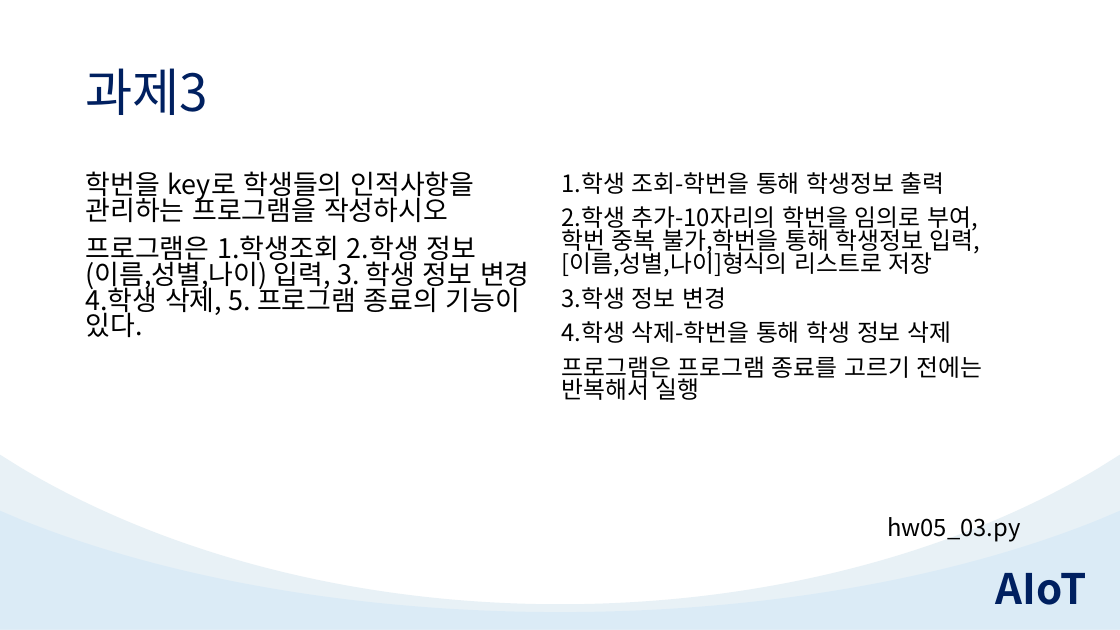
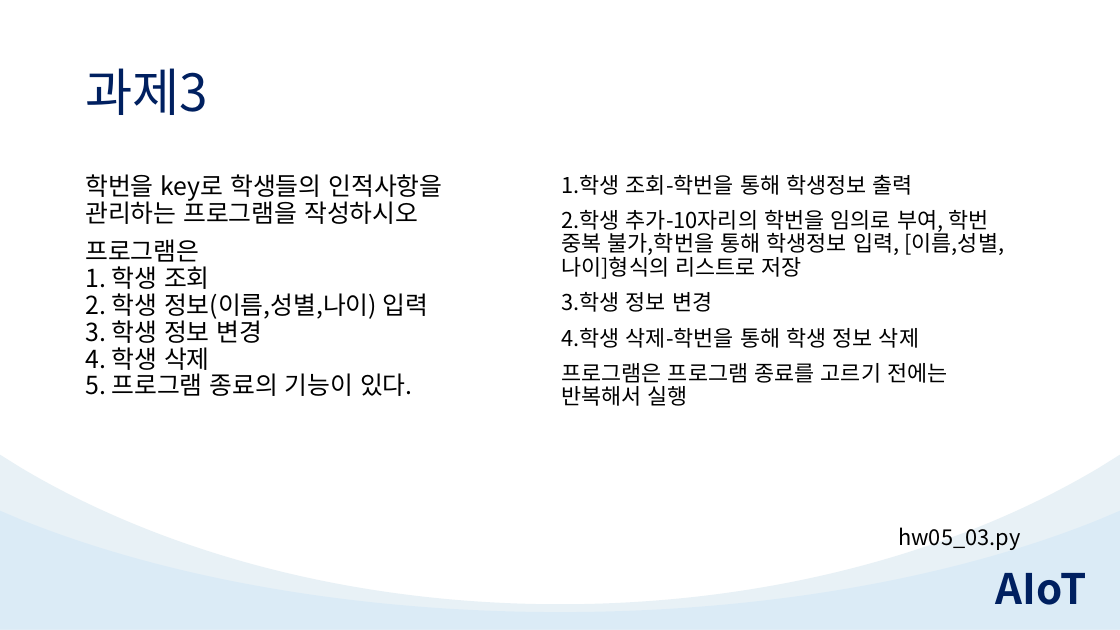
Before and after one commit to TeamAIoT/python-tutorial, a slide deck: slide 29 of 5.Python_반복문/5.Python_반복문.pptx. Drawn at 1120x630 pixels with LibreOffice and Linux fonts; fonts in the diff are those of the drawing. Boxes give left, top, right and bottom in pixels: in the first picture for what was removed or moved away, otherwise in the second. Text is boxed around its words. In the diff, an @@ line names an element or a change of style, - is before the commit and + after.

```diff
--- a/5.Python_반복문/5.Python_반복문.pptx
+++ b/5.Python_반복문/5.Python_반복문.pptx
@@ text at [85,174,442,224]: size 23.1 to 21.2 pt in "학번을 key로 학생들의 인적사항을 관리하는 프로그램을 작성하시오"; line spacing 0.8 to 0.9 @@
@@ text "1.학생 조회-학번을 통해 학생정보 출력" at [561,175,1020,550]: size 20.4 to 18.7 pt; line spacing 0.8 to 0.9 @@
@@ text at [85,239,429,396]: text changed; size 23.1 to 21.2 pt @@
-프로그램은 1.학생조회 2.학생 정보(이름,성별,나이) 입력, 3. 학생 정보 변경 4.학생 삭제, 5. 프로그램 종료의 기능이 있다.
+프로그램은
+1. 학생 조회
+2. 학생 정보(이름,성별,나이) 입력
+3. 학생 정보 변경
+4. 학생 삭제
+5. 프로그램 종료의 기능이 있다.
```
Also in this commit, not shown: 8 other slides changed.
